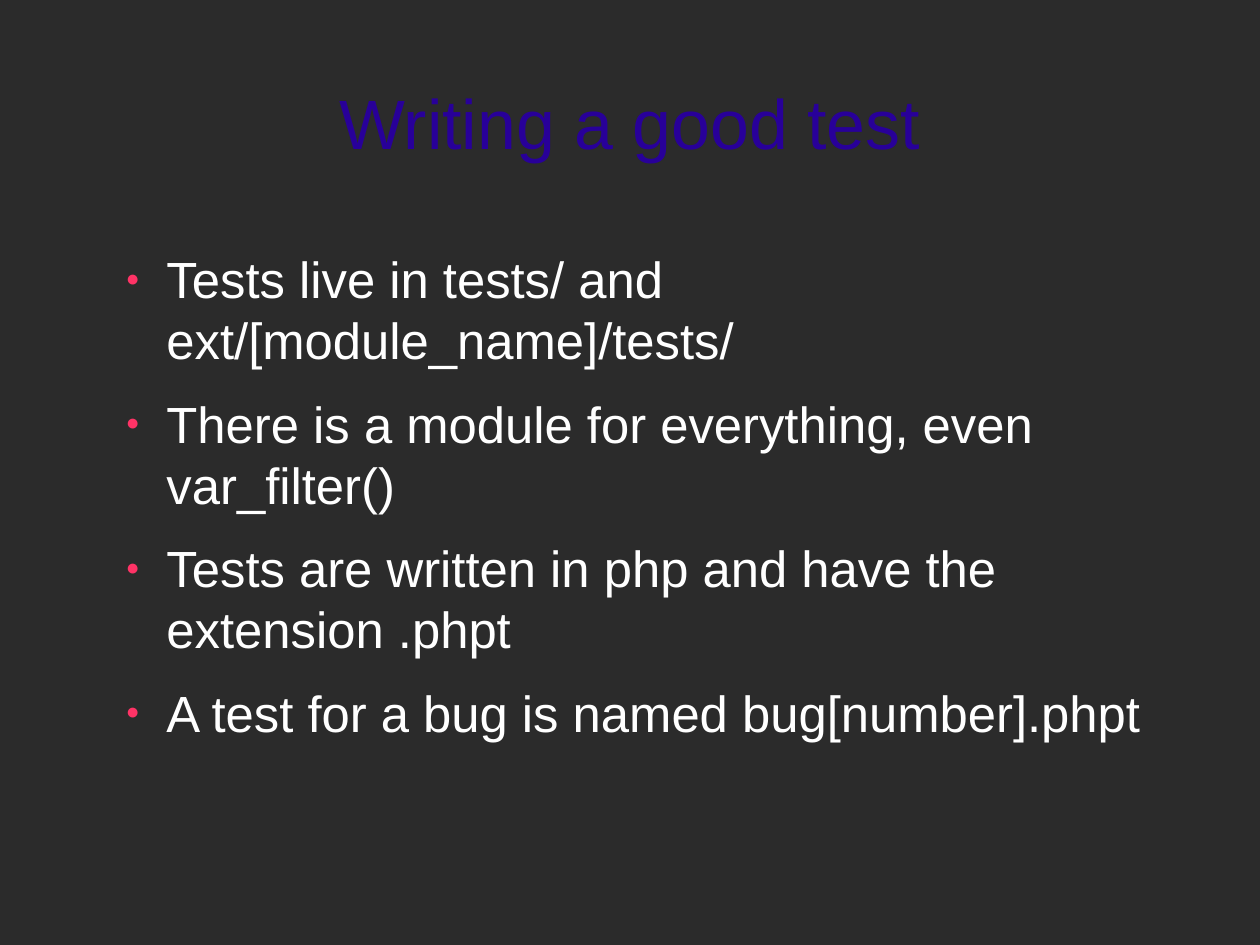
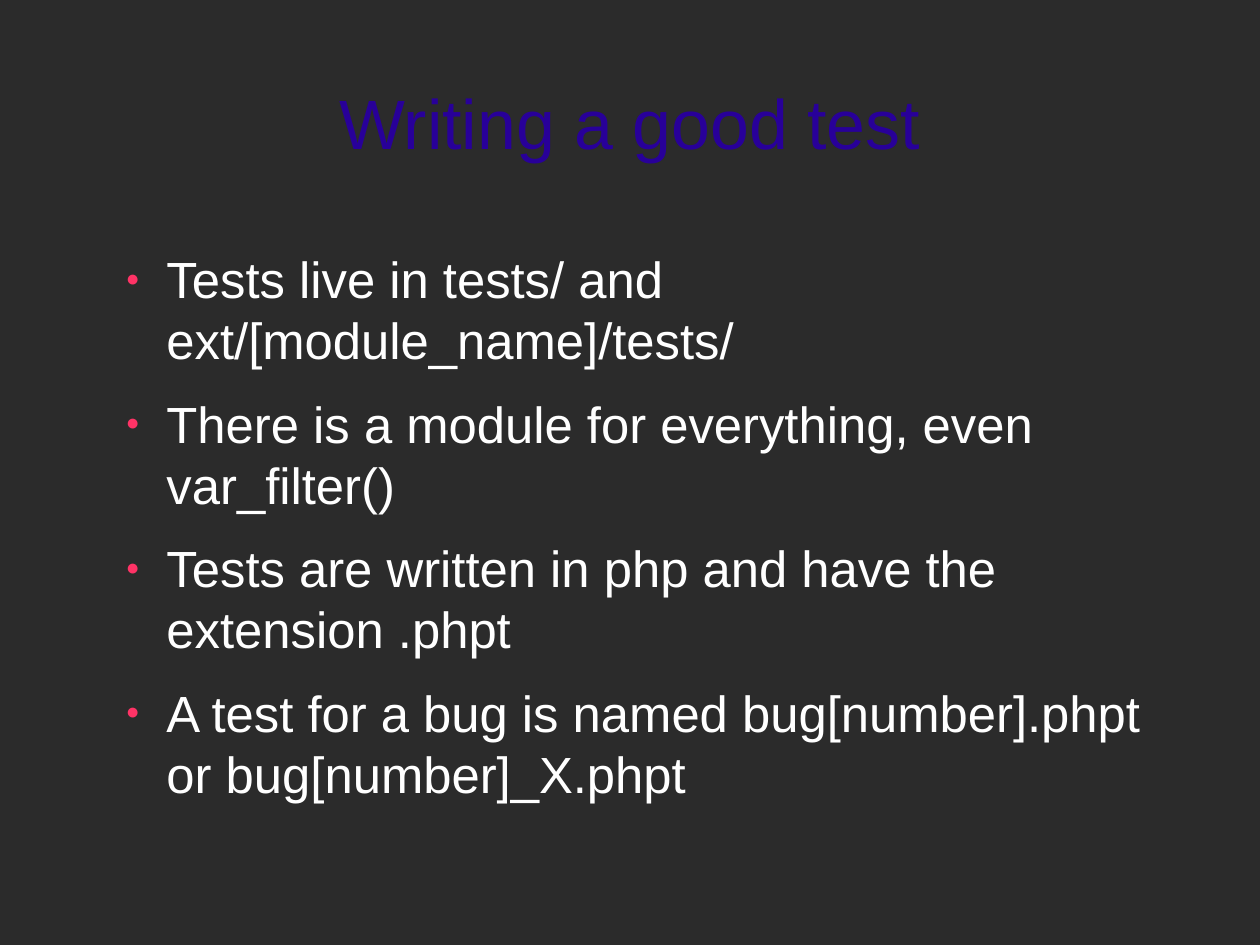
Before and after one commit to zippy1981/TalkMaterials, a slide deck: slide 24 of NYPHP/2010-May/Hacking PHP for Fun and Profit.odp. Drawn at 1260x945 pixels with LibreOffice and Linux fonts; fonts in the diff are those of the drawing; background and template pictures are left out; a plain dark background stands for a picture behind light text. Boxes give left, top, right and bottom in pixels: in the first picture for what was removed or moved away, otherwise in the second. Text is boxed around its words. In the diff, an @@ line names an element or a change of style, - is before the commit and + after.

```diff
--- a/NYPHP/2010-May/Hacking PHP for Fun and Profit.odp
+++ b/NYPHP/2010-May/Hacking PHP for Fun and Profit.odp
@@ text at box(166, 695, 1140, 803): text changed @@
-● A test for a bug is named bug[number].phpt
+● A test for a bug is named bug[number].phpt or bug[number]_X.phpt
```
Also in this commit, not shown: 3 other slides changed, 1 slide removed.
